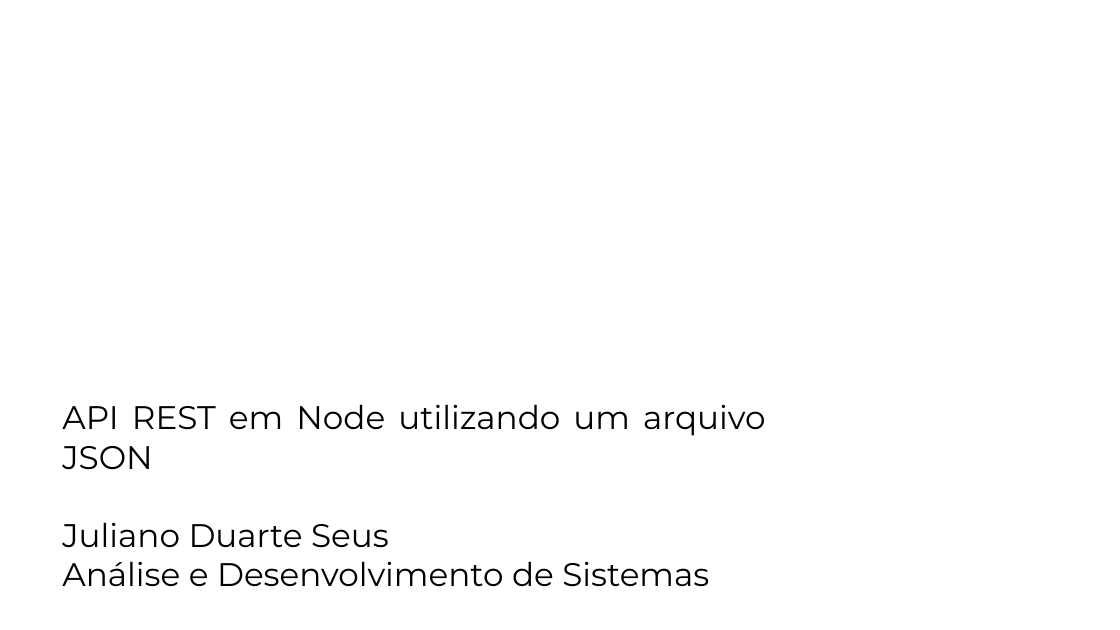
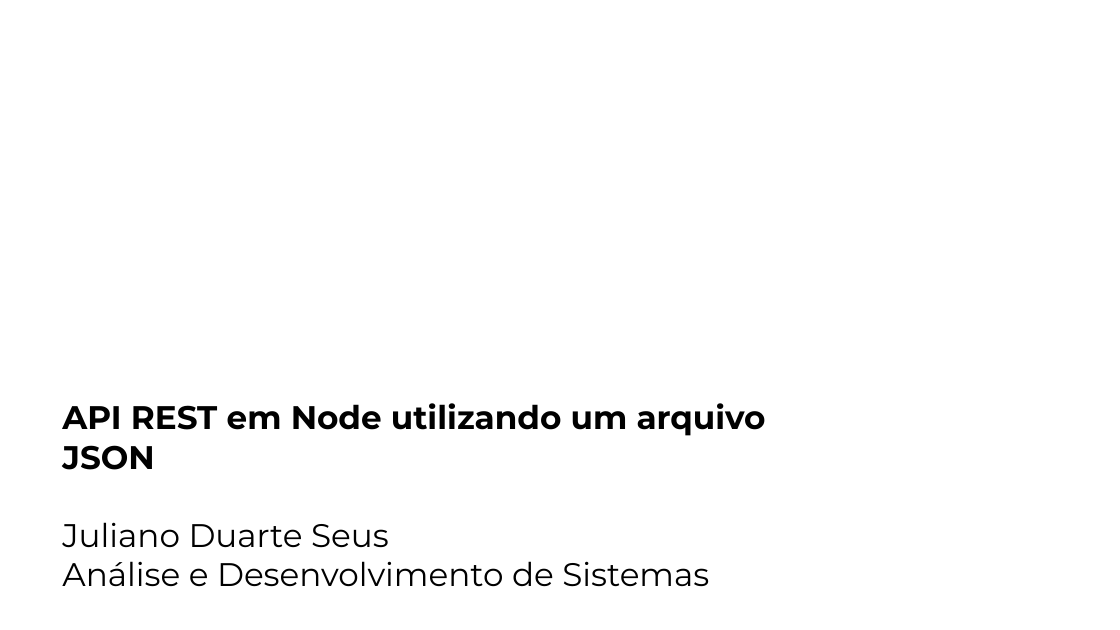
Before and after one commit to JdSeus/UCPEL_PI8, a slide deck: slide 1 of apresentacao.pptx. Drawn at 1120x630 pixels with LibreOffice and Linux fonts; fonts in the diff are those of the drawing; background and template pictures are left out. Boxes give left, top, right and bottom in pixels: in the first picture for what was removed or moved away, otherwise in the second. Text is boxed around its words. In the diff, an @@ line names an element or a change of style, - is before the commit and + after.

```diff
--- a/apresentacao.pptx
+++ b/apresentacao.pptx
@@ text "API REST em Node utilizando ..." at bbox=[62, 403, 766, 470]: bold on @@
```
Also in this commit, not shown: 6 slides added, 1 other file.
